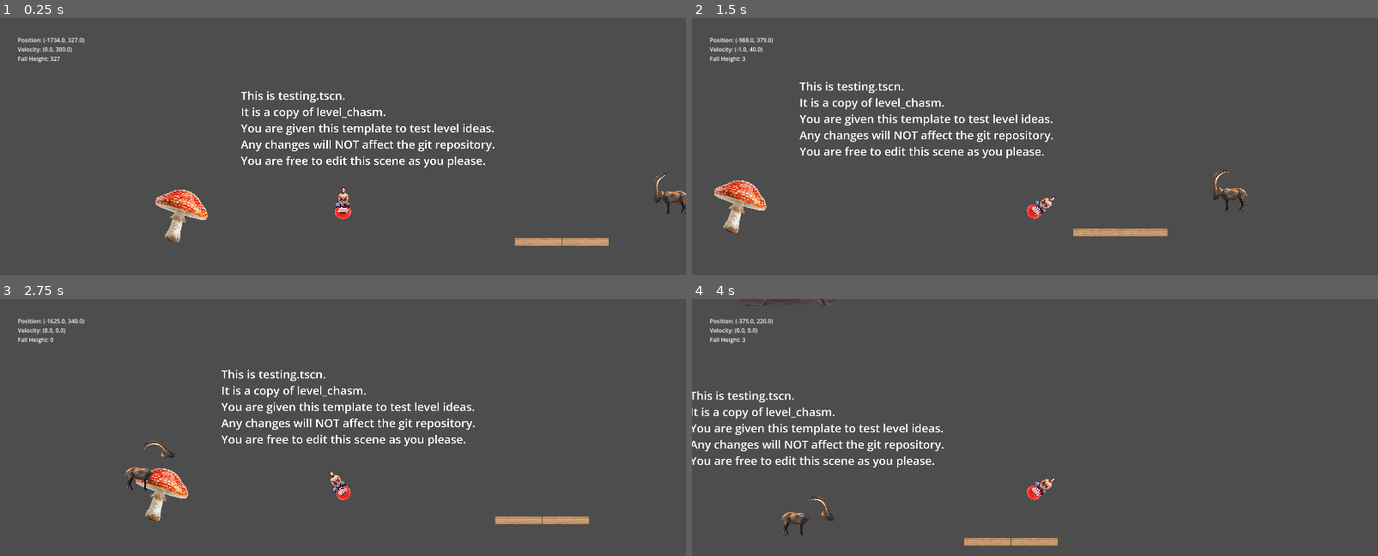
Above: before the commit, frames 1-4 (two rows, left to right).
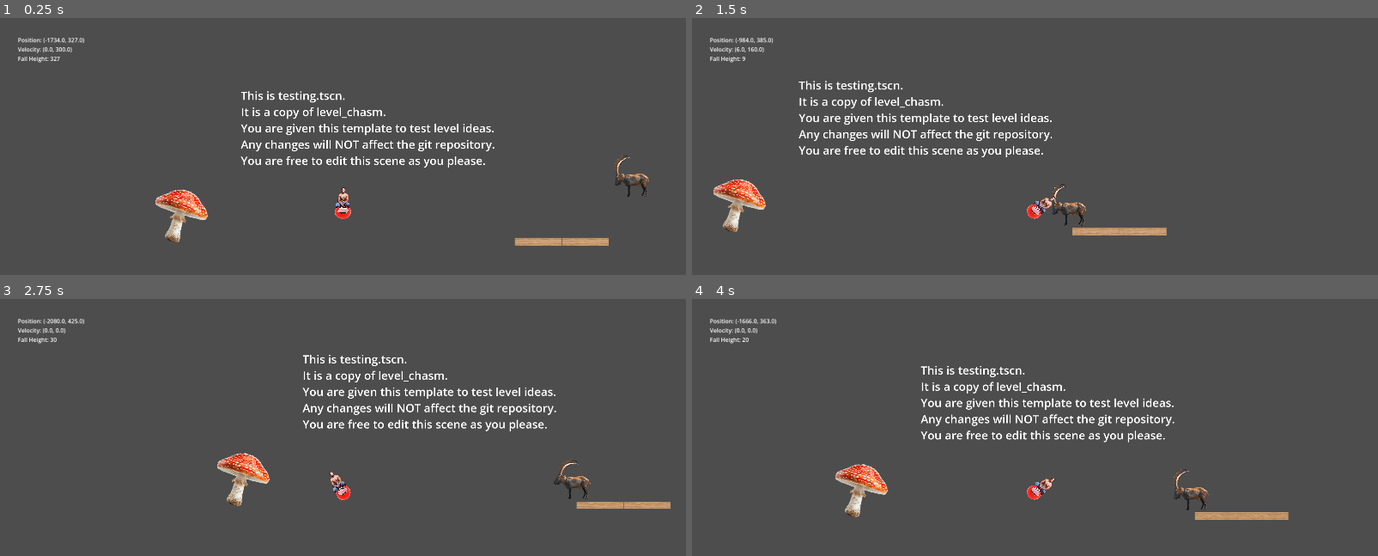
Above: after the commit, the same moments.

Repository: VGDCatumn/VGDC_FALL_26
Game: Godot game, scene res://Levels/testing.tscn
Two runs of this game, one before a commit and one after it. Both use one fixed random seed, a clock stepped at 60 frames per second and the inputs below. This scene is started directly instead of the project's main scene.
Inputs:
- Up to frame 1 (0.25 s): no input
- Up to frame 2 (1.5 s): tap Enter (ui_accept) at 0.5, 0.77 s; hold D (move_right) from 0.53 s (still down); tap Tab (dev_mode) at 0.6, 1.35 s
- Up to frame 3 (2.75 s): tap Enter (ui_accept) at 1.52 s; release D (move_right) at 2.03 s; hold A (move_left) from 2.03 s (still down); tap Tab (dev_mode) at 2.1 s
- Up to frame 4 (4 s): release A (move_left) at 2.78 s; hold D (move_right) from 2.78 s (still down); tap Tab (dev_mode) at 2.85, 3.6 s; tap Enter (ui_accept) at 3.02, 3.77 s

The runs differ from the first frame. In frame 1, 0.4% of the frame differs, in the area x 89-100%, y 53-77%; in frame 2, 3.9%; in frame 3, 6.2%, in the area x 6-98%, y 7-88%; in frame 4, 6.1%.

Commit message:
Goat + Recovery Finished

Diff:
--- a/Godot/Levels/testing.tscn
+++ b/Godot/Levels/testing.tscn
@@ -94,9 +94,6 @@
 
 [sub_resource type="RectangleShape2D" id="RectangleShape2D_6fp6m"]
 size = Vector2(201.08528, 87.30864)
-
-[sub_resource type="RectangleShape2D" id="RectangleShape2D_p02xa"]
-size = Vector2(250.31485, 87.30864)
 
 [sub_resource type="RectangleShape2D" id="RectangleShape2D_i4u0d"]
 size = Vector2(186.09506, 542.02893)
@@ -252,8 +249,7 @@
 collision_mask = 3
 
 [node name="CollisionShape2D" type="CollisionShape2D" parent="StaticBody2D" unique_id=1369962554]
-position = Vector2(-377, 386)
-rotation = 0.1308997
+position = Vector2(-426, 528)
 shape = SubResource("RectangleShape2D_enxv6")
 
 [node name="CollisionShape2D37" type="CollisionShape2D" parent="StaticBody2D" unique_id=1209400564]
@@ -411,11 +407,6 @@
 rotation = 0.38213205
 shape = SubResource("RectangleShape2D_6fp6m")
 
-[node name="CollisionShape2D30" type="CollisionShape2D" parent="StaticBody2D" unique_id=778401892]
-position = Vector2(-970, 464)
-rotation = 0.38213205
-shape = SubResource("RectangleShape2D_p02xa")
-
 [node name="CollisionShape2D28" type="CollisionShape2D" parent="StaticBody2D" unique_id=46466392]
 position = Vector2(2133, -812)
 rotation = 1.2576954
@@ -594,6 +585,6 @@
 [node name="UI_Stats" parent="." unique_id=804815919 instance=ExtResource("6_ymqfe")]
 
 [node name="Goat" parent="." unique_id=1914039509 instance=ExtResource("7_2xqxn")]
-position = Vector2(109, 220)
+position = Vector2(-111, 123)
 scale = Vector2(0.5, 0.5)
 buck_strength = 3
--- a/Godot/Scripts/goat.gd
+++ b/Godot/Scripts/goat.gd
@@ -60,6 +60,7 @@
 
 
 func switch_side(facing):
+	$AnimationPlayer.play("RESET")
 	if facing == -1:
 		side = -1
 		$HeadCollision/CollisionShape2D.disabled = false
@@ -70,7 +71,9 @@
 
 		$Buckline/CollisionShape2D.disabled = false
 		$Buckline/CollisionShape2D2.disabled = true
-
+		$Head.offset = Vector2(125,50)
+		$Head.position = Vector2(-96,-28)
+		$Head.rotation = 0
 		$Body.flip_h = false
 		$Head.flip_h = false
 	else:
@@ -83,6 +86,8 @@
 
 		$Buckline/CollisionShape2D.disabled = true
 		$Buckline/CollisionShape2D2.disabled = false
-
+		$Head.offset = Vector2(-125,50)
+		$Head.position = Vector2(96,-28)
+		$Head.rotation = 0
 		$Body.flip_h = true
 		$Head.flip_h = true
